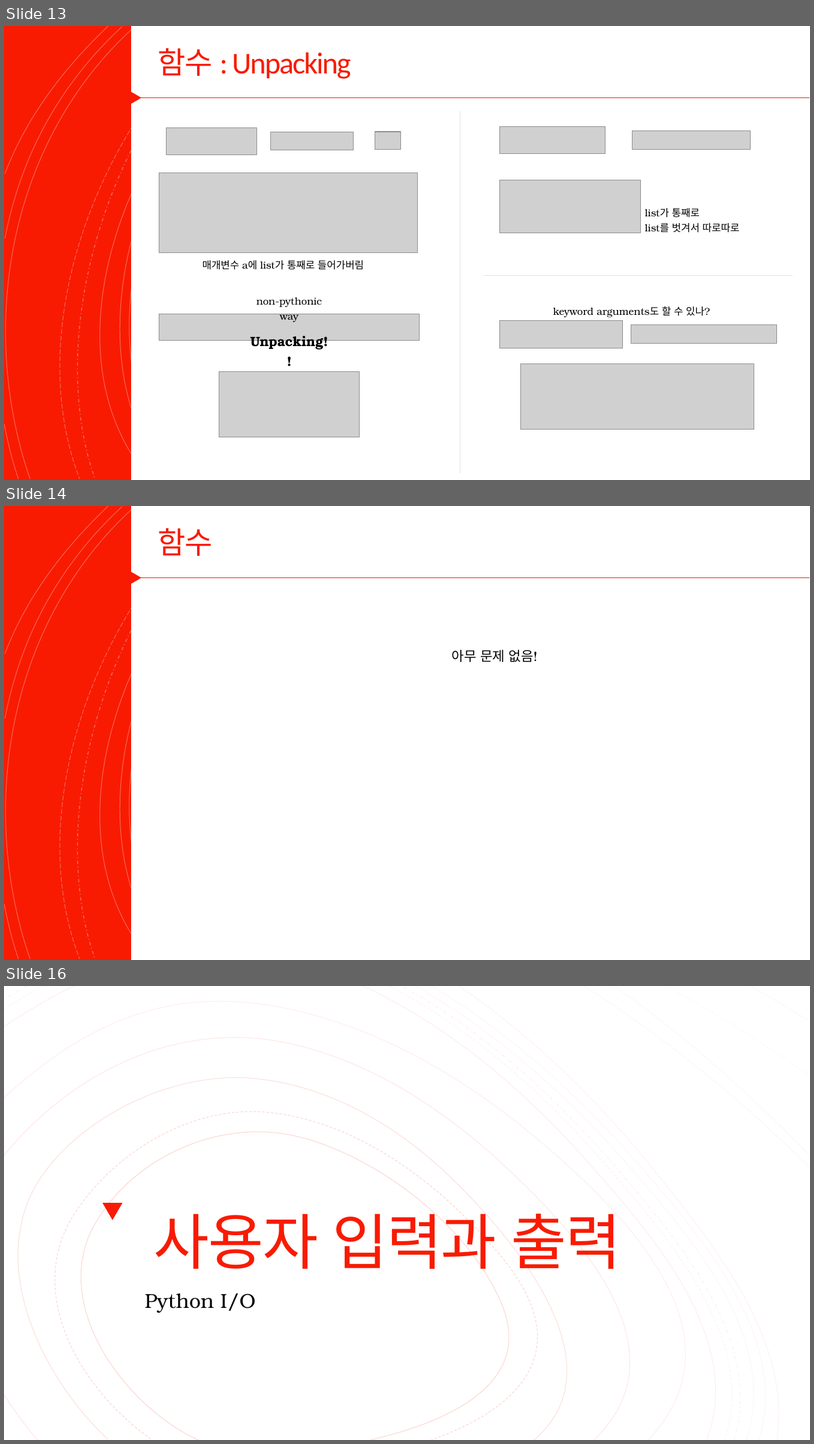
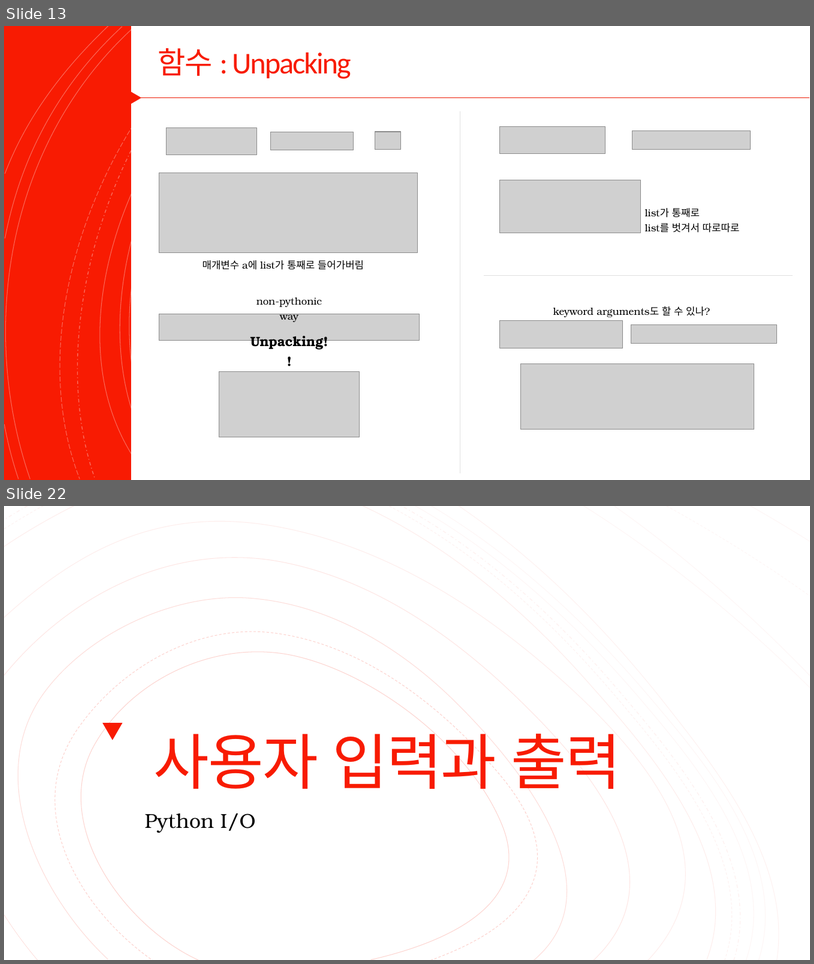
Before and after one commit to Valentine117/python_basic_class, a slide deck: 04장 프로그램의 입력과 출력은 어떻게 해야 할까.pptx. Shown one above the other, each under a label of ours: slides 13, 14 and 16 before the commit, slides 13 and 22 after it; the slides between them are not shown. The pictures are 814x1444 and 814x964 pixels, drawn with LibreOffice and Linux fonts; fonts in the diff are those of the drawing; grey boxes stand for pictures. Boxes give left, top, right and bottom in pixels: in the first picture for what was removed or moved away, otherwise in the second. Text is boxed around its words. In the diff, an @@ line names an element or a change of style, - is before the commit and + after.

```diff
--- a/04장 프로그램의 입력과 출력은 어떻게 해야 할까.pptx
+++ b/04장 프로그램의 입력과 출력은 어떻게 해야 할까.pptx
@@ slide 14 removed at (x1=4, y1=506, x2=810, y2=960), background #FFFFFF; not listed: 16 template elements that a slide beside it also shows @@
@@ rectangle removed at (x1=4, y1=506, x2=810, y2=960) @@
@@ group removed at (x1=4, y1=506, x2=809, y2=960): 16 freeform shapes @@
@@ rectangle removed at (x1=131, y1=506, x2=810, y2=960) @@
@@ title removed at (x1=158, y1=528, x2=213, y2=556) @@
-함수
@@ triangle removed at (x1=125, y1=567, x2=141, y2=588) @@
@@ line removed from (141, 577) to (810, 577) @@
@@ text removed at (x1=452, y1=649, x2=538, y2=662) @@
-아무 문제 없음!
@@ what was slide 16 is now slide 22 @@
```
Also in this commit, not shown: 1 slide changed, 7 slides added.
